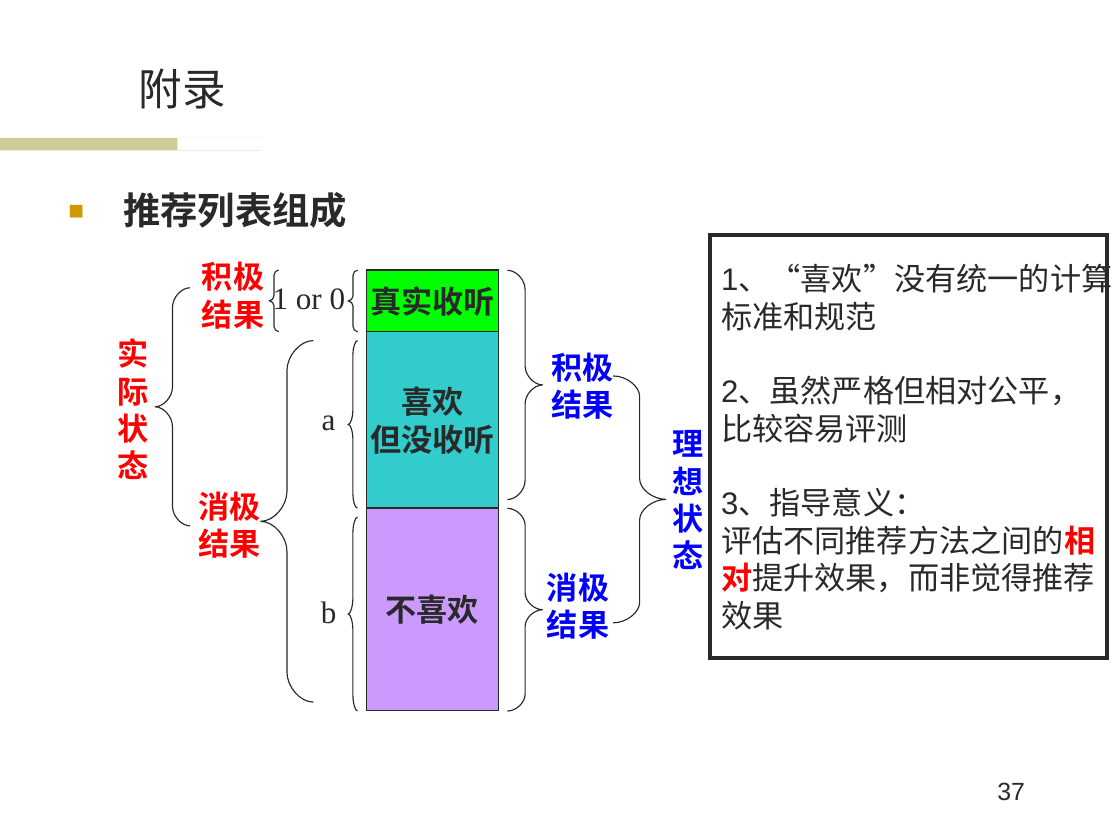
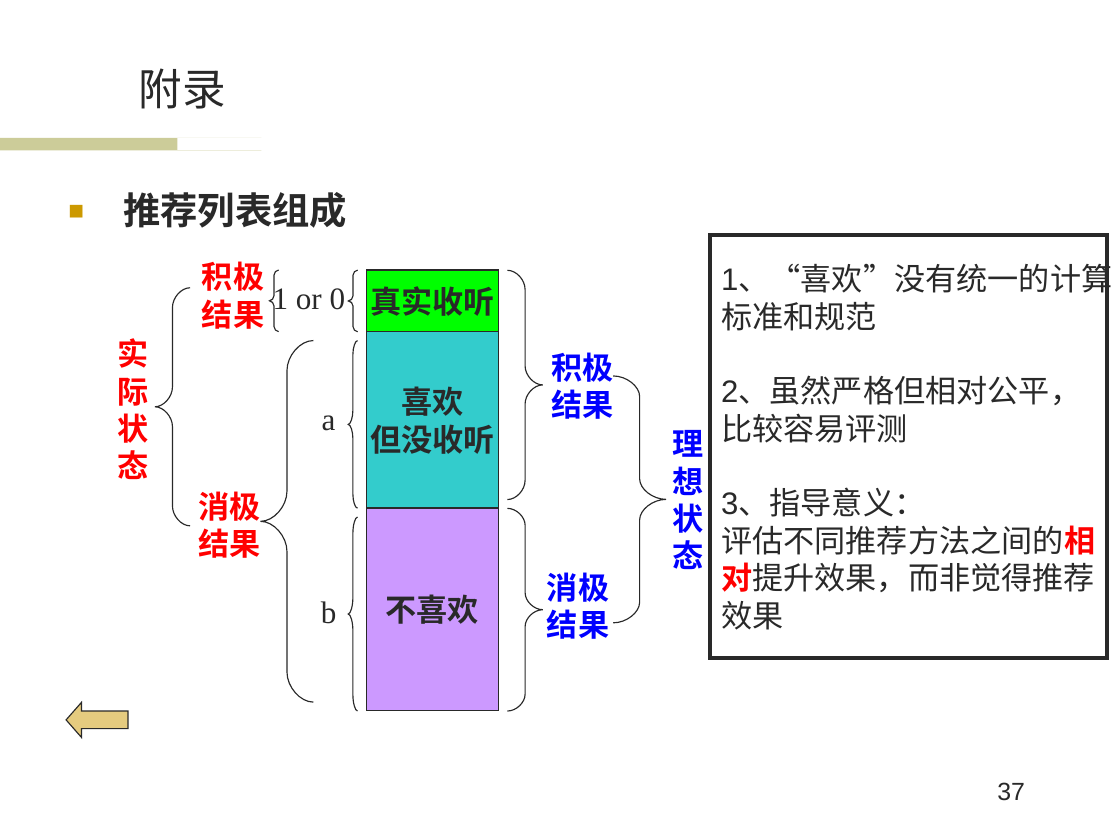
Before and after one commit to wwssttt/NJUThesis, a slide deck: slide 37 of 答辩准备/一种基于时间序列分析的个性化音乐推荐系统及其实现.ppt. Drawn at 1120x840 pixels with LibreOffice and Linux fonts; fonts in the diff are those of the drawing; background and template pictures are left out. Boxes give left, top, right and bottom in pixels: in the first picture for what was removed or moved away, otherwise in the second. Text is boxed around its words. In the diff, an @@ line names an element or a change of style, - is before the commit and + after.

```diff
--- a/答辩准备/一种基于时间序列分析的个性化音乐推荐系统及其实现.ppt
+++ b/答辩准备/一种基于时间序列分析的个性化音乐推荐系统及其实现.ppt
@@ left arrow added at (66, 702, 128, 737), fill #CC9900 at 50% opacity, outline #292929 0.74 pt @@
```
Also in this commit, not shown: 2 other slides changed, 4 other files.
